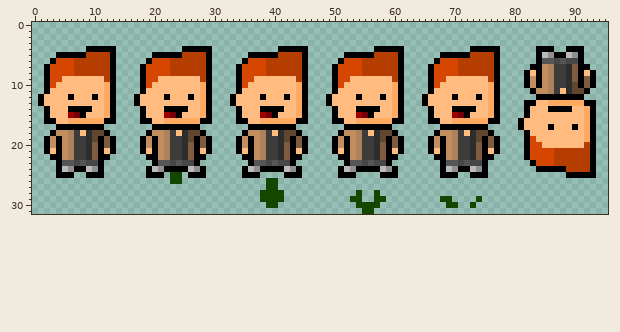
File history of a sprite sheet, Gassy Rick Astley/assets/images/rick.png. Above: the version before the commit.
The file is 96x32 pixels.
Once edited:
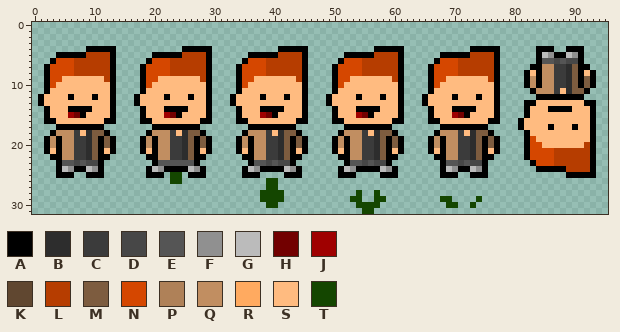
Palette (. is transparent): A #000000  B #2d2d2d  C #3b3b3b  D #474747  E #555555  F #909090  G #bbbbbb  H #720000  J #9f0000  K #604730  L #b63d00  M #7d5c3f  N #d54700  P #af8158  Q #c18e61  R #ffaa60  S #ffbb80  T #144600
Difference:
{"y":7,"x":86,"old":"P","new":"Q"}
{"y":8,"x":86,"old":"P","new":"Q"}
{"y":9,"x":86,"old":"P","new":"Q"}
{"y":10,"x":12,"old":"R","new":"S"}
{"y":10,"x":28,"old":"R","new":"S"}
{"y":10,"x":44,"old":"R","new":"S"}
{"y":10,"x":60,"old":"R","new":"S"}
{"y":10,"x":76,"old":"R","new":"S"}
{"y":10,"x":86,"old":"P","new":"Q"}
{"y":10,"x":90,"old":"K","new":"M"}
{"y":11,"x":12,"old":"R","new":"S"}
{"y":11,"x":28,"old":"R","new":"S"}
{"y":11,"x":44,"old":"R","new":"S"}
{"y":11,"x":60,"old":"R","new":"S"}
{"y":11,"x":76,"old":"R","new":"S"}
{"y":11,"x":86,"old":"P","new":"Q"}
{"y":11,"x":90,"old":"KK","new":"MM"}
{"y":12,"x":12,"old":"R","new":"S"}
{"y":12,"x":28,"old":"R","new":"S"}
{"y":12,"x":44,"old":"R","new":"S"}
{"y":12,"x":60,"old":"R","new":"S"}
{"y":12,"x":76,"old":"R","new":"S"}
{"y":13,"x":12,"old":"R","new":"S"}
{"y":13,"x":28,"old":"R","new":"S"}
{"y":13,"x":44,"old":"R","new":"S"}
{"y":13,"x":60,"old":"R","new":"S"}
{"y":13,"x":76,"old":"R","new":"S"}
{"y":13,"x":86,"old":"RRRRRR","new":"SSSSSS"}
{"y":14,"x":12,"old":"R","new":"S"}
{"y":14,"x":28,"old":"R","new":"S"}
{"y":14,"x":44,"old":"R","new":"S"}
{"y":14,"x":60,"old":"R","new":"S"}
{"y":14,"x":76,"old":"R","new":"S"}
{"y":14,"x":92,"old":"R","new":"S"}
{"y":15,"x":12,"old":"R","new":"S"}
{"y":15,"x":28,"old":"R","new":"S"}
{"y":15,"x":44,"old":"R","new":"S"}
{"y":15,"x":60,"old":"R","new":"S"}
{"y":15,"x":76,"old":"R","new":"S"}
{"y":15,"x":92,"old":"R","new":"S"}
{"y":16,"x":6,"old":"RRRRRR","new":"SSSSSS"}
{"y":16,"x":22,"old":"RRRRRR","new":"SSSSSS"}
{"y":16,"x":38,"old":"RRRRRR","new":"SSSSSS"}
{"y":16,"x":54,"old":"RRRRRR","new":"SSSSSS"}
{"y":16,"x":70,"old":"RRRRRR","new":"SSSSSS"}
{"y":16,"x":92,"old":"R","new":"S"}
{"y":17,"x":92,"old":"R","new":"S"}
{"y":18,"x":6,"old":"P","new":"Q"}
{"y":18,"x":10,"old":"KK","new":"MM"}
{"y":18,"x":22,"old":"P","new":"Q"}
{"y":18,"x":26,"old":"KK","new":"MM"}
{"y":18,"x":38,"old":"P","new":"Q"}
{"y":18,"x":42,"old":"KK","new":"MM"}
{"y":18,"x":54,"old":"P","new":"Q"}
{"y":18,"x":58,"old":"KK","new":"MM"}
{"y":18,"x":70,"old":"P","new":"Q"}
{"y":18,"x":74,"old":"KK","new":"MM"}
{"y":18,"x":92,"old":"R","new":"S"}
{"y":19,"x":6,"old":"P","new":"Q"}
{"y":19,"x":10,"old":"K","new":"M"}
{"y":19,"x":22,"old":"P","new":"Q"}
{"y":19,"x":26,"old":"K","new":"M"}
{"y":19,"x":38,"old":"P","new":"Q"}
{"y":19,"x":42,"old":"K","new":"M"}
{"y":19,"x":54,"old":"P","new":"Q"}
{"y":19,"x":58,"old":"K","new":"M"}
{"y":19,"x":70,"old":"P","new":"Q"}
{"y":19,"x":74,"old":"K","new":"M"}
{"y":19,"x":92,"old":"R","new":"S"}
{"y":20,"x":6,"old":"P","new":"Q"}
{"y":20,"x":22,"old":"P","new":"Q"}
{"y":20,"x":38,"old":"P","new":"Q"}
{"y":20,"x":54,"old":"P","new":"Q"}
{"y":20,"x":70,"old":"P","new":"Q"}
{"y":21,"x":6,"old":"P","new":"Q"}
{"y":21,"x":22,"old":"P","new":"Q"}
{"y":21,"x":38,"old":"P","new":"Q"}
{"y":21,"x":54,"old":"P","new":"Q"}
{"y":21,"x":70,"old":"P","new":"Q"}
{"y":22,"x":6,"old":"P","new":"Q"}
{"y":22,"x":22,"old":"P","new":"Q"}
{"y":22,"x":38,"old":"P","new":"Q"}
{"y":22,"x":54,"old":"P","new":"Q"}
{"y":22,"x":70,"old":"P","new":"Q"}
{"y":23,"x":23,"old":"D","new":"E"}
{"y":23,"x":25,"old":"DD","new":"EE"}
{"label":"changed","picture_box":[548,64,590,142]}
{"label":"changed","picture_box":[68,82,110,160]}
{"label":"changed","picture_box":[164,82,206,166]}
{"label":"changed","picture_box":[260,82,302,160]}
{"label":"changed","picture_box":[356,82,398,160]}
{"label":"changed","picture_box":[452,82,494,160]}
